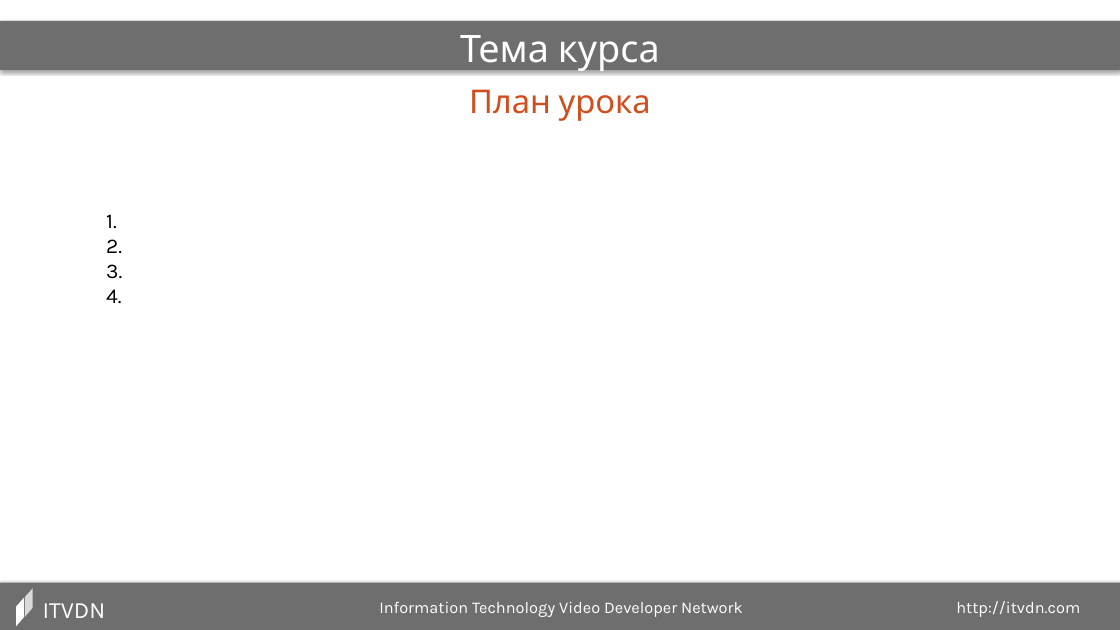
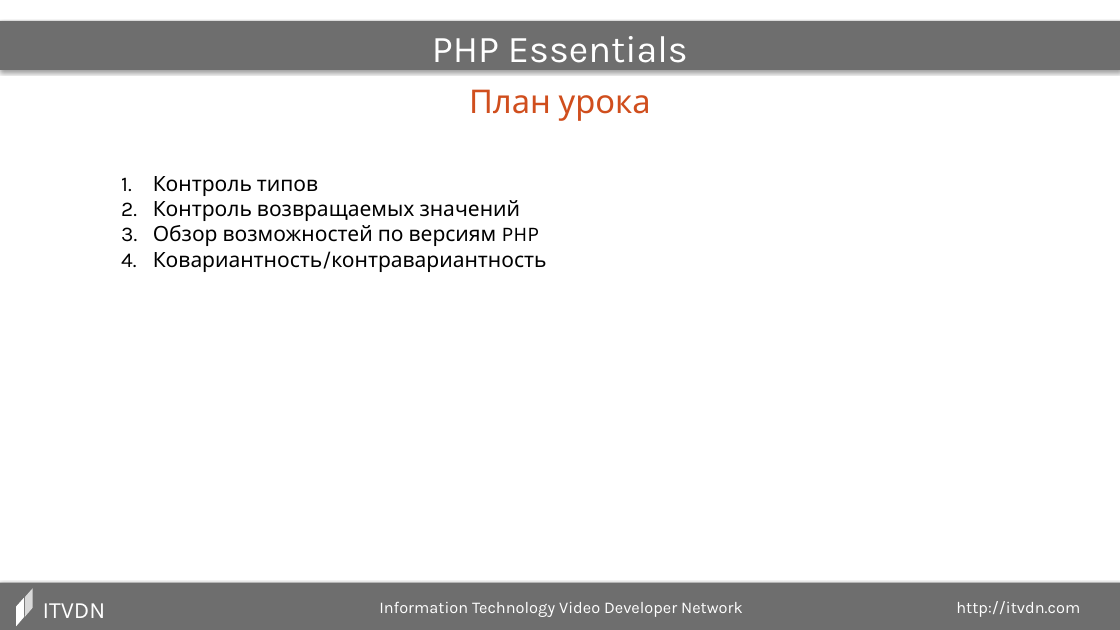
Before and after one commit to dozer111/itvdn, a slide deck: slide 4 of PHP Essentials/009_Строгость типов/009_Строгость типов (Презентация).pptx. Drawn at 1120x630 pixels with LibreOffice and Linux fonts; fonts in the diff are those of the drawing. Boxes give left, top, right and bottom in pixels: in the first picture for what was removed or moved away, otherwise in the second. Text is boxed around its words. In the diff, an @@ line names an element or a change of style, - is before the commit and + after.

```diff
--- a/PHP Essentials/009_Строгость типов/009_Строгость типов (Презентация).pptx
+++ b/PHP Essentials/009_Строгость типов/009_Строгость типов (Презентация).pptx
@@ text at (x1=432, y1=36, x2=688, y2=71): text changed @@
-Тема курса
+PHP Essentials
@@ text at (x1=153, y1=176, x2=546, y2=272): text changed @@
-1.
-2.
-3.
-4.
+1. Контроль типов
+2. Контроль возвращаемых значений
+3. Обзор возможностей по версиям PHP
+4. Ковариантность/контравариантность
```
Also in this commit, not shown: 6 other slides changed, 4 slides added, 2 slides removed, 30 other files.
